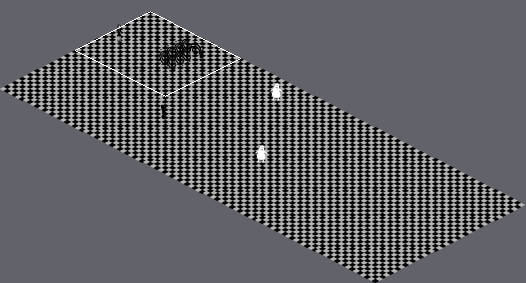
One commit to this Tiled map: data/class_school01.tmx. The first picture is a wide view before the edit; the outline marks the close-up.
Close-up. Old version:
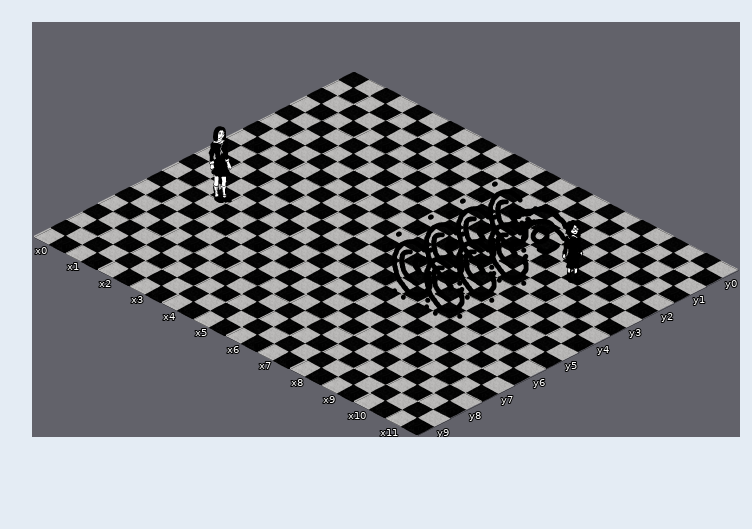
Cells are 250x129 px. Isometric: x runs down to the right, y down to the left. Shown: x 0..11, y 0..9. Not drawn, because the pictures are missing: unchanged layer "walls_layer".
Now the later version:
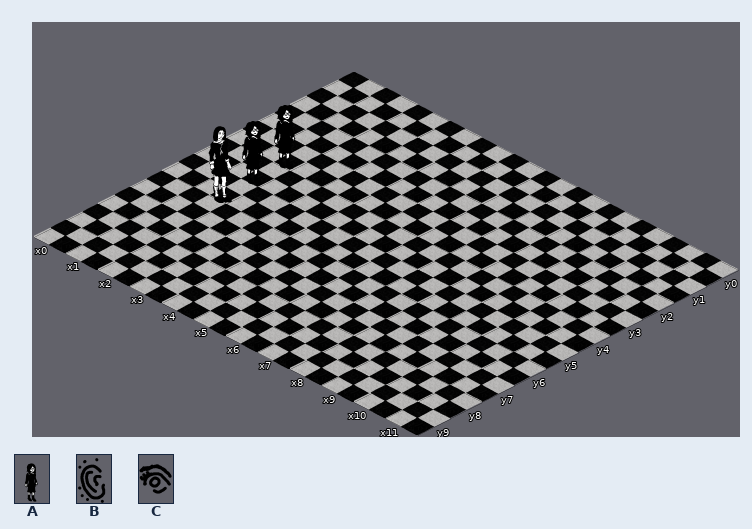
Key: from "actors_tiles": A 1, B 12, C 13.
_ is an empty cell.
What changed:
Layer "actors_layer":
y 2: x 7..9 BCA -> ___
y 3..4: x 1 _ -> A; x 7..8 BB -> __
y 5: x 7..8 BB -> __
Where, in picture pixels (left, top, right, bottom), the same in both close-ups:
added: (242, 105, 296, 185)
removed: (392, 181, 584, 319)
